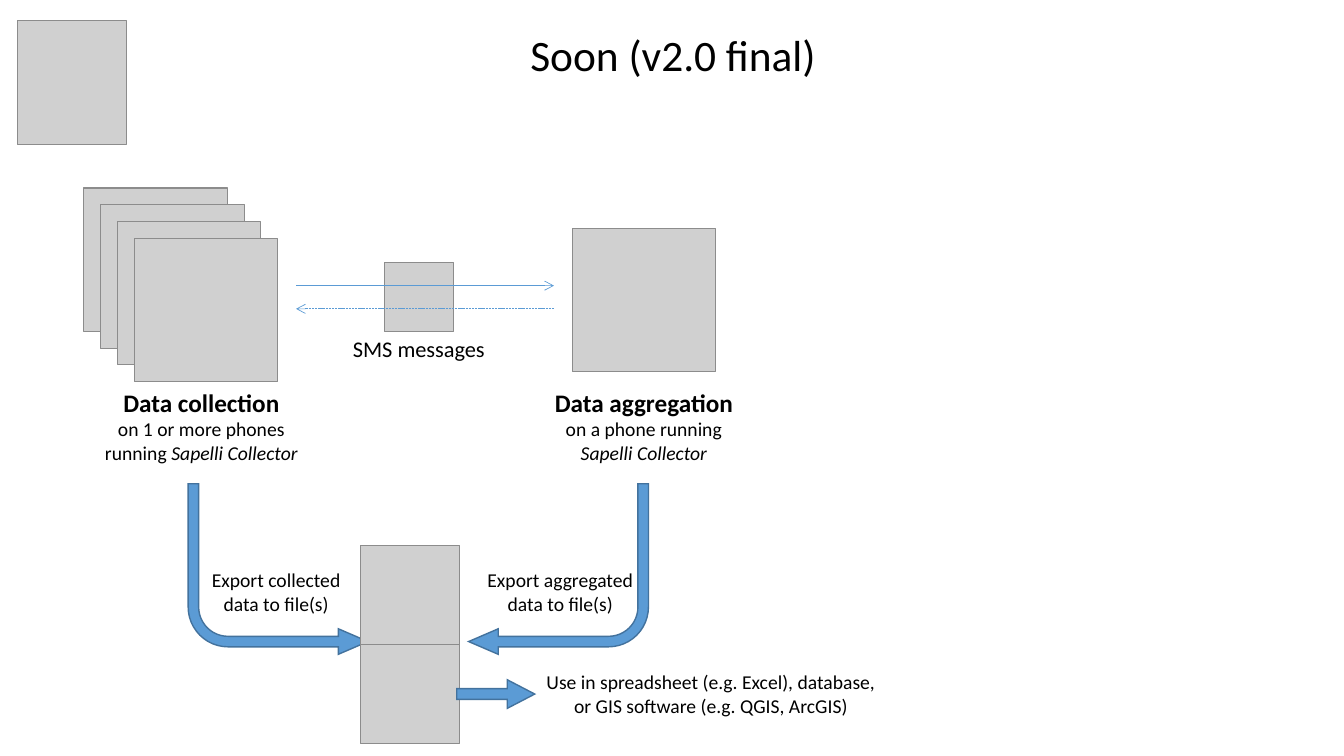
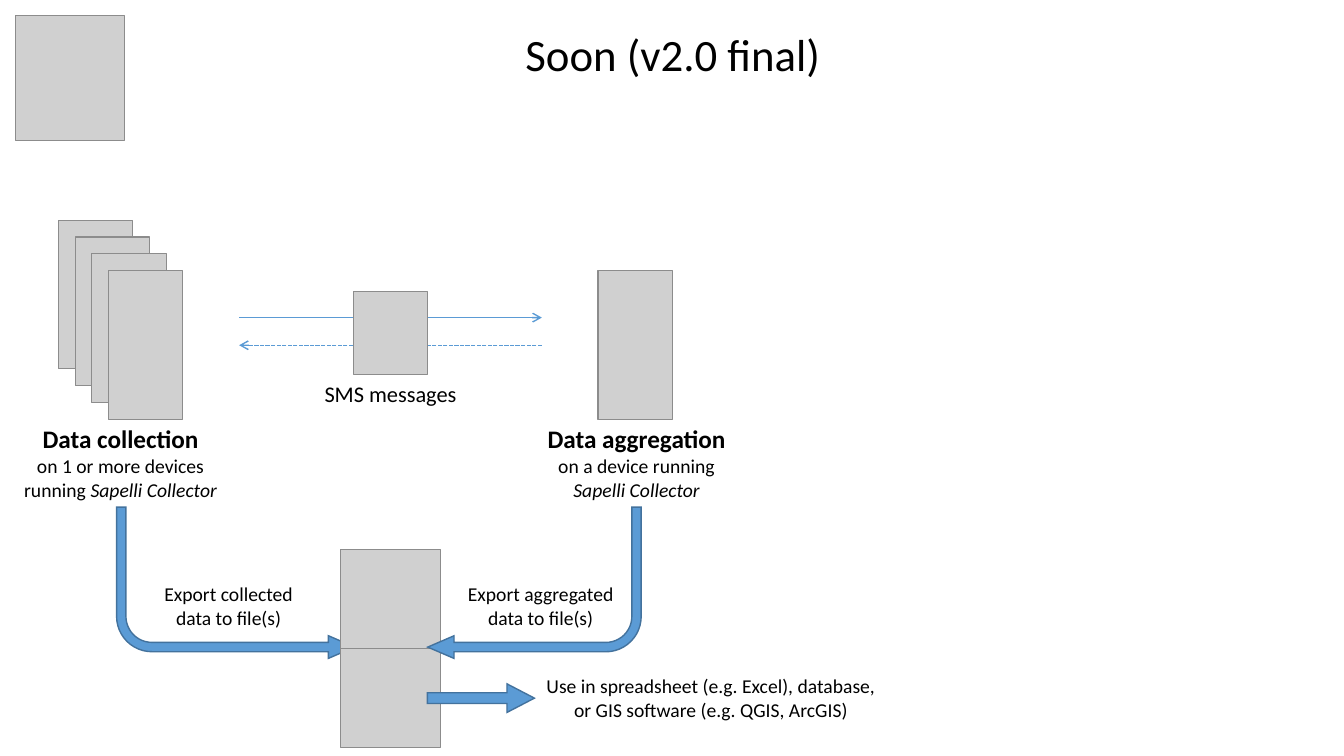
Before and after one commit to ExCiteS/Sapelli, a slide deck: slide 2 of Documentation/Architecture/Sapelli platform architecture.pptx. Drawn at 1344x756 pixels with LibreOffice and Linux fonts; fonts in the diff are those of the drawing; grey boxes stand for pictures. Boxes give left, top, right and bottom in pixels: in the first picture for what was removed or moved away, otherwise in the second. Text is boxed around its words. In the diff, an @@ line names an element or a change of style, - is before the commit and + after.

```diff
--- a/Documentation/Architecture/Sapelli platform architecture.pptx
+++ b/Documentation/Architecture/Sapelli platform architecture.pptx
@@ picture: place and size @@
-picture at (17,20,126,145)
+picture at (16,16,125,140)
@@ title "Soon (v2.0 final)" at (525,38,820,77): size 31 to 32 pt @@
@@ group removed at (84,189,716,382): 6 pictures @@
@@ group added at (58,220,184,419): 4 pictures @@
@@ picture added at (354,292,427,375) @@
@@ picture added at (598,270,673,419) @@
@@ arrow moved from (555, 309) - (296, 309) to (239, 318) - (542, 318) @@
@@ arrow (239, 318) - (542, 318): stroke #5B9BD5 0.5 pt dashed to #5B9BD5 1 pt @@
@@ arrow moved from (296, 285) - (555, 285) to (542, 346) - (239, 346) @@
@@ arrow (542, 346) - (239, 346): stroke #5B9BD5 0.5 pt to #5B9BD5 1 pt dashed @@
@@ text "SMS messages": place and size @@
-text "SMS messages" at (353,342,485,361)
+text "SMS messages" at (325,387,456,406)
@@ text "Data collection": place and size @@
-text "Data collection" at (105,394,298,464)
+text "Data collection" at (24,430,217,501)
@@ text "Data aggregation": place and size @@
-text "Data aggregation" at (555,394,732,463)
+text "Data aggregation" at (548,430,725,500)
@@ text at (37,459,204,473): text changed @@
-on 1 or more phones
+on 1 or more devices
@@ text at (558,459,715,477): text changed @@
-on a phone running
+on a device running
@@ bent arrow: place and size @@
-bent arrow at (189,484,368,654)
+bent arrow at (117,507,355,658)
@@ bent arrow: place and size @@
-bent arrow at (469,484,648,654)
+bent arrow at (427,507,641,658)
@@ picture: place and size @@
-picture at (361,545,460,644)
+picture at (341,549,440,648)
@@ text "Export collected": place and size @@
-text "Export collected" at (212,573,340,614)
+text "Export collected" at (164,587,293,628)
@@ text "Export aggregated": place and size @@
-text "Export aggregated" at (487,573,633,614)
+text "Export aggregated" at (468,587,613,628)
@@ picture: place and size @@
-picture at (361,644,460,743)
+picture at (341,648,440,747)
@@ right arrow: place and size @@
-right arrow at (457,680,534,708)
+right arrow at (427,684,534,712)
@@ text "Use in spreadsheet (e.g. Excel), ...": place and size @@
-text "Use in spreadsheet (e.g. Excel), ..." at (546,675,875,717)
+text "Use in spreadsheet (e.g. Excel), ..." at (546,679,875,721)
```
Also in this commit, not shown: 2 other slides changed, 10 other files.
